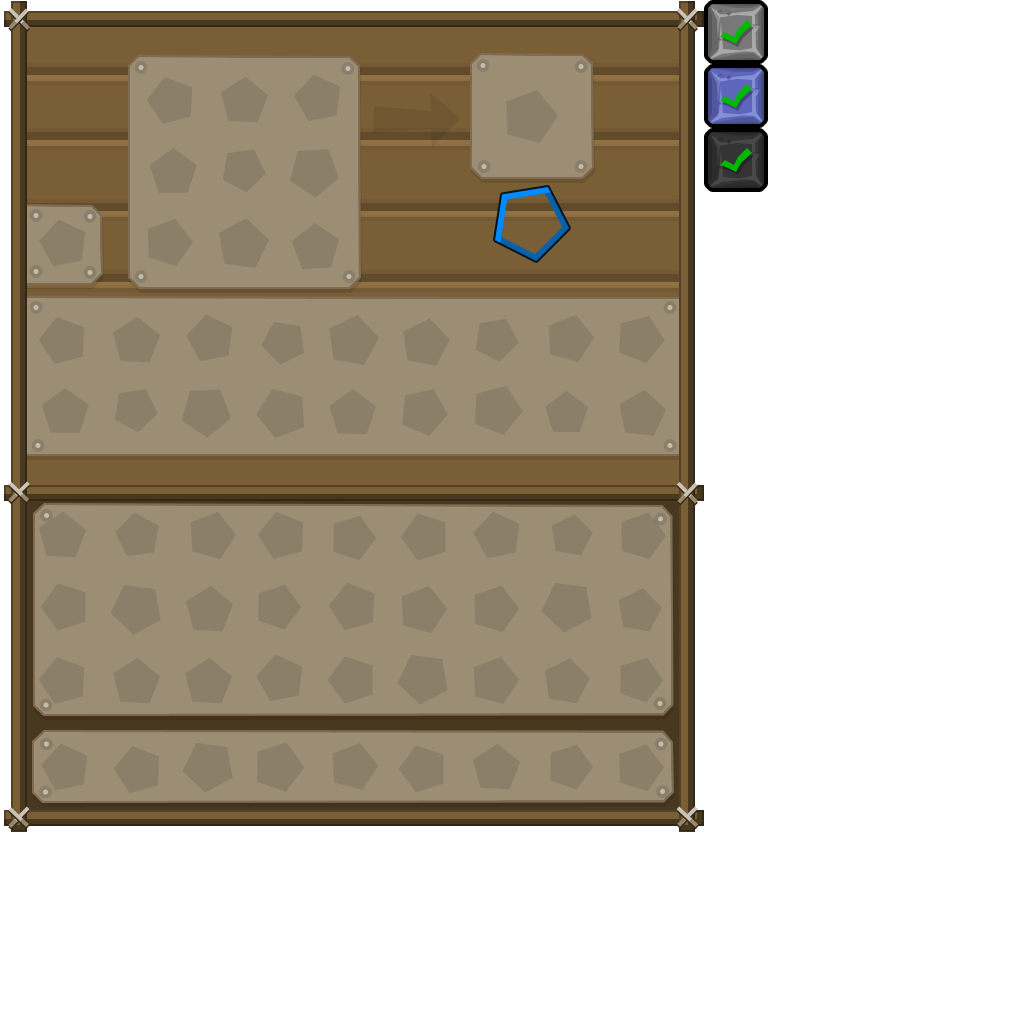
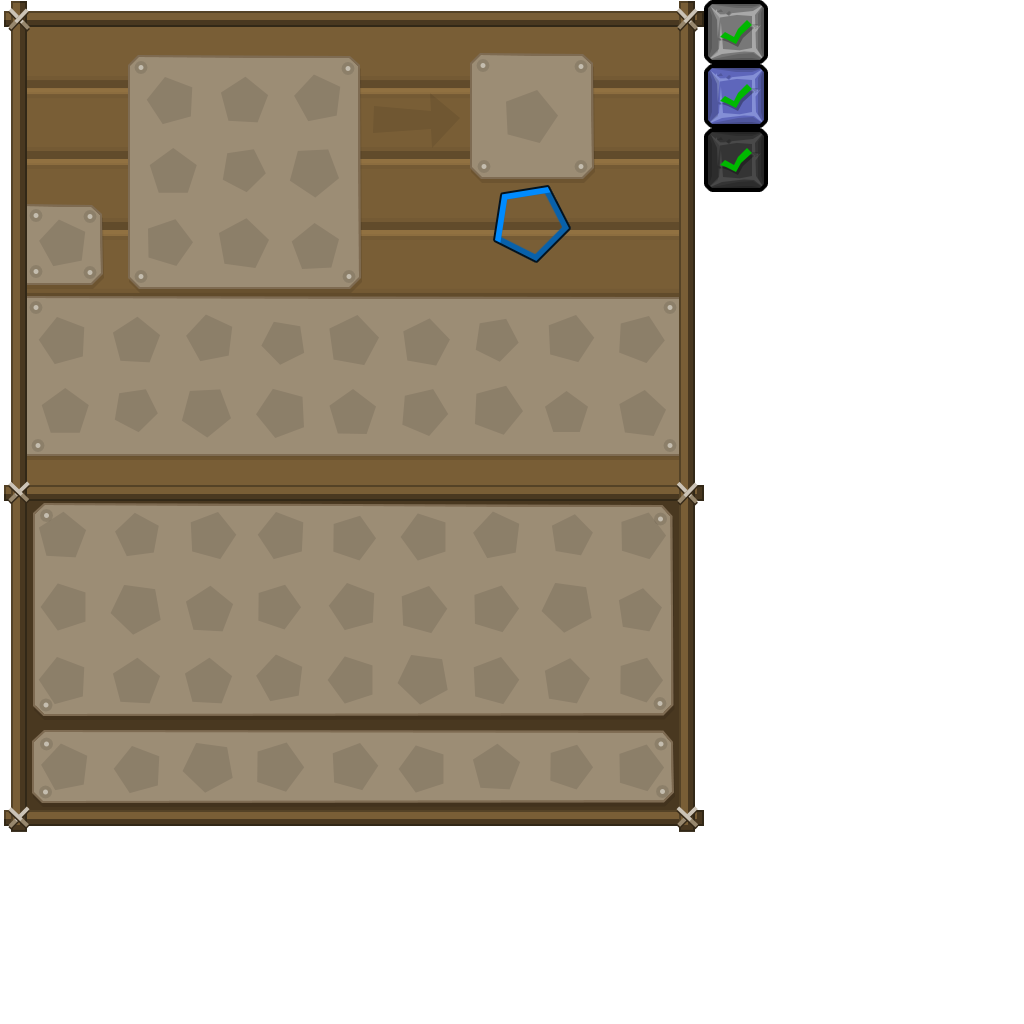
The second 1024 x 1024 image is a revision of the first. Changes to its layers:
painted on "Forme 10 copie 8" over [27, 67, 679, 457]
